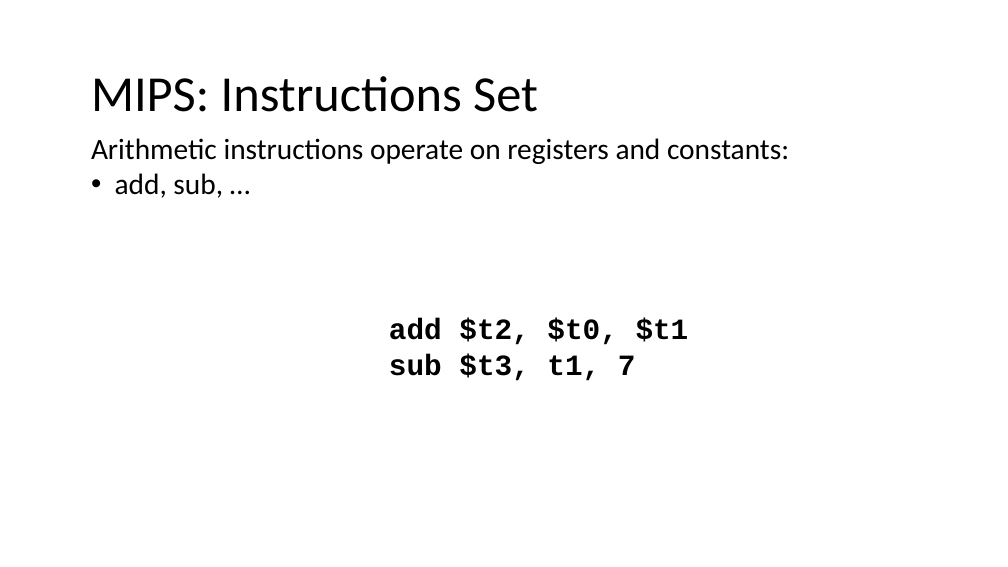
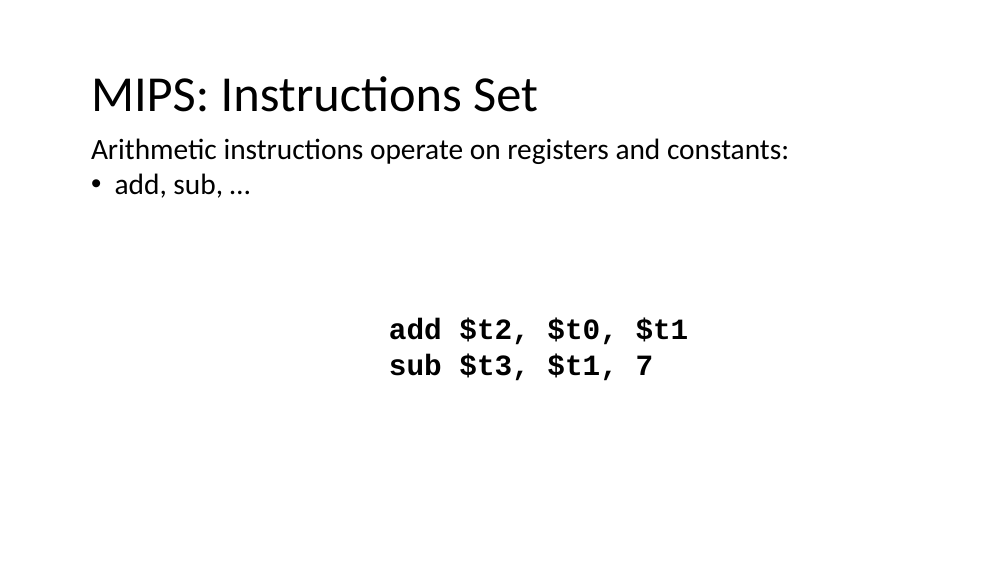
Before and after one commit to nivshani/compilation, a slide deck: slide 149 of slides/semantic.pptx. Drawn at 1008x567 pixels with LibreOffice and Linux fonts; fonts in the diff are those of the drawing. Boxes give left, top, right and bottom in pixels: in the first picture for what was removed or moved away, otherwise in the second. Text is boxed around its words. In the diff, an @@ line names an element or a change of style, - is before the commit and + after.

```diff
--- a/slides/semantic.pptx
+++ b/slides/semantic.pptx
@@ text at (389, 354, 654, 381): text changed @@
-sub $t3, t1, 7
+sub $t3, $t1, 7
```
Also in this commit, not shown: 12 other slides changed, 1 other file.
